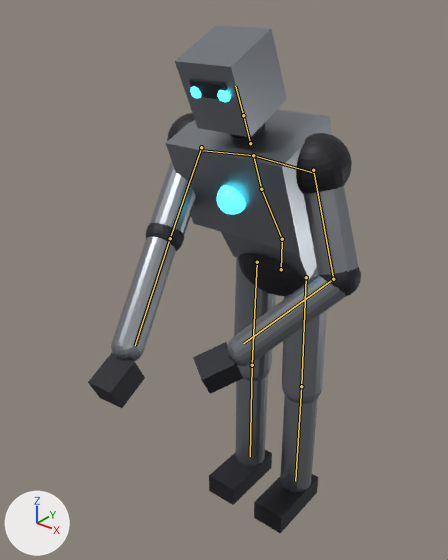
Two versions of the glTF model app/src/main/assets/models/player_robot.glb, one commit apart.
Before and after are seen from a 50 mm lens placed at (1.039, -1.607, 1.833), pointed at (-0.029, -0.272, 1.005). The axes (+X, +Y, +Z) are drawn at lower left. The lights are the same throughout. The older version comes first. Both versions are drawn at frame 1 of the action 'aim'; the numbers are the values there. The bones that change, and the others that lie on the model, are drawn over the model as lines.

The first picture shows 'PLAYER_ROBOT'.
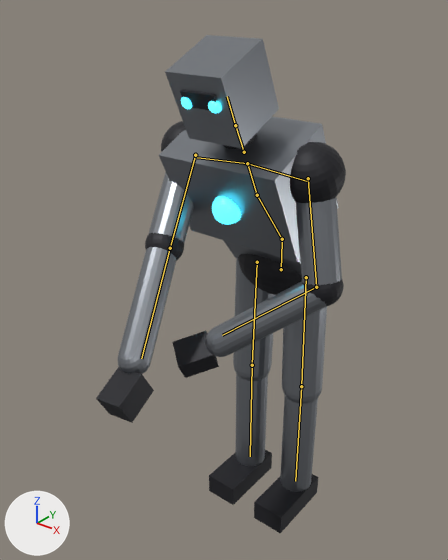
Boxes [x1, y1, x2, y2] around the edits, measured in the pictures (448 x 560 px):
'PLAYER_ROBOT', posed (8% narrower)
    before: [88, 26, 361, 533]
    after: [96, 35, 346, 533]
bone 'spine', root to tip
    before: (282, 239) to (261, 189)
    after: (282, 239) to (257, 195)
bone 'chest', root to tip
    before: (261, 189) to (253, 155)
    after: (257, 195) to (247, 163)
bone 'head', root to tip
    before: (243, 115) to (235, 86)
    after: (235, 125) to (227, 96)
bone 'upper_arm.L', root to tip
    before: (201, 147) to (170, 238)
    after: (195, 155) to (170, 248)
bone 'upper_arm.R', root to tip
    before: (313, 170) to (333, 279)
    after: (308, 178) to (316, 287)
bone 'forearm.R', root to tip
    before: (333, 279) to (243, 343)
    after: (316, 287) to (222, 335)

Patch to the scene script:
```diff
--- a/app/src/main/assets/models/player_robot.glb.py
+++ b/app/src/main/assets/models/player_robot.glb.py
@@ bone_spine @@
 bone_spine = bpy.data.objects['RIG_ROBOT'].pose.bones['spine']  # child of 'hips'
-bone_spine.rotation_quaternion = (0.961, 0.276, 0.0, 0.0)  # degrees (32, 0, 0)
+bone_spine.rotation_quaternion = (0.946, 0.326, 0.0, 0.0)  # degrees (38, 0, 0)
@@ bone_chest @@
 bone_chest = bpy.data.objects['RIG_ROBOT'].pose.bones['chest']  # child of 'spine'
-bone_chest.rotation_quaternion = (0.996, -0.087, 0.0, 0.0)  # degrees (-10, 0, 0)
+bone_chest.rotation_quaternion = (0.995, -0.105, 0.0, 0.0)  # degrees (-12, 0, 0)
@@ bone_head @@
 bone_head = bpy.data.objects['RIG_ROBOT'].pose.bones['head']  # child of 'neck'
-bone_head.rotation_quaternion = (1.0, 0.024, 0.0, 0.0)  # degrees (3, 0, 0)
+bone_head.rotation_quaternion = (1.0, -0.011, 0.0, 0.0)  # degrees (-1, 0, 0)
@@ bone_upper_arm_l @@
 bone_upper_arm_l = bpy.data.objects['RIG_ROBOT'].pose.bones['upper_arm.L']  # child of 'shoulder.L'
-bone_upper_arm_l.rotation_quaternion = (0.91, -0.411, 0.0, -0.048)  # degrees (-49, -2, -5)
+bone_upper_arm_l.rotation_quaternion = (0.895, -0.44, 0.0, -0.077)  # degrees (-52, -4, -8)
@@ bone_upper_arm_r @@
 bone_upper_arm_r = bpy.data.objects['RIG_ROBOT'].pose.bones['upper_arm.R']  # child of 'shoulder.R'
-bone_upper_arm_r.rotation_quaternion = (0.987, -0.089, 0.0, -0.132)  # degrees (-10, -1, -15)
+bone_upper_arm_r.rotation_quaternion = (0.99, -0.126, 0.0, -0.069)  # degrees (-14, -1, -8)
@@ bone_forearm_r @@
 bone_forearm_r = bpy.data.objects['RIG_ROBOT'].pose.bones['forearm.R']  # child of 'upper_arm.R'
-bone_forearm_r.rotation_quaternion = (0.924, 0.124, 0.0, 0.361)  # degrees (13, -5, 42)
+bone_forearm_r.rotation_quaternion = (0.914, 0.142, 0.0, 0.381)  # degrees (15, -6, 44)
```
